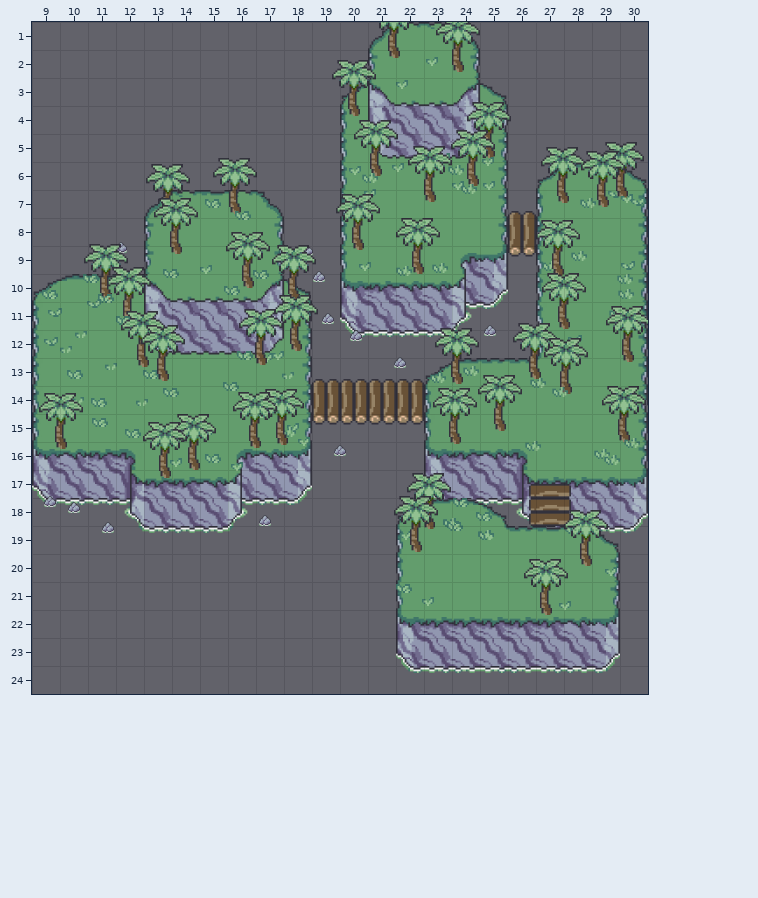
A Tiled map gets an edit: data/overworld/overworld.tmx. Above is the file before it was changed.
Cells are 64x64 px. Shown: x 9..30, y 1..24.
Now the later version:
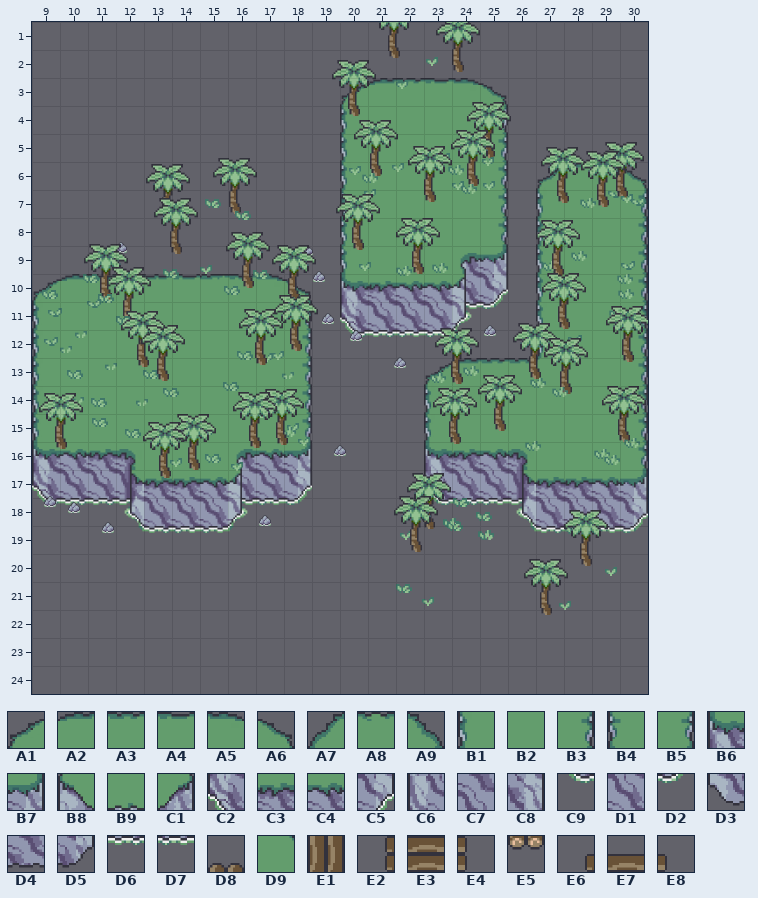
Key: from "overworld": A1 0, A2 1, A3 2, A4 3, A5 4, A6 5, A7 7, A8 8, A9 9, B1 14, B2 16, B3 19, B4 21, B5 23, B6 28, B7 33, B8 35, B9 36, C1 37, C2 42, C3 44, C4 45, C5 47, C6 49, C7 50, C8 51, C9 56, D1 58, D2 61, D3 63, D4 64, D5 65, D6 72, D7 73, D8 87, D9 90, E1 101, E2 102, E3 103, E4 104, E5 115, E6 116, E7 117, E8 118.
__ is an empty cell.
The author wrote: path tiles now appear in overworld
From old to new:
Layer "top" (now hidden):
y 1: x 21..24 A7 A8 A8 A9 -> __ __ __ __
y 2: x 21..24 B4 B2 B2 B5 -> __ __ __ __
y 3: x 21..24 B8 B9 B9 C1 -> __ __ __ __
y 4: x 21..24 C6 C7 C7 C8 -> __ __ __ __
y 5: x 21..24 D3 D4 D4 D5 -> __ __ __ __
y 7: x 13..17 A7 A8 A4 A8 A9 -> __ __ __ __ __; x 26 D8 -> __
y 8: x 13..17 B4 B2 B2 B2 B5 -> __ __ __ __ __; x 26 E1 -> __
y 9: x 13..17 B4 B2 B2 B2 B5 -> __ __ __ __ __; x 26 E5 -> __
y 10: x 13..17 B8 B9 B9 B9 C1 -> __ __ __ __ __
y 11: x 13..17 C6 C7 C7 C7 C8 -> __ __ __ __ __
y 12: x 13..17 D3 D4 D4 D4 D5 -> __ __ __ __ __
y 13: x 19..22 D8 D8 D8 D8 -> __ __ __ __
y 14: x 19..22 E1 E1 E1 E1 -> __ __ __ __
y 15: x 19..22 E5 E5 E5 E5 -> __ __ __ __
y 17: x 26..28 E6 E7 E8 -> __ __ __
y 18: x 22..28 A1 A2 A5 A6 E2 E3 E4 -> __ __ __ __ __ __ __
y 19: x 22..29 B1 B2 B2 D9 A3 A4 A4 A6 -> __ __ __ __ __ __ __ __
y 20..21: x 22..29 B1 B2 B2 B2 B2 B2 B2 B3 -> __ __ __ __ __ __ __ __
y 22: x 22..29 B6 C3 C3 C3 C3 C3 C4 B7 -> __ __ __ __ __ __ __ __
y 23: x 22..29 C2 D1 D1 D1 D1 D1 D1 C5 -> __ __ __ __ __ __ __ __
y 24: x 22..29 C9 D6 D7 D6 D7 D6 D7 D2 -> __ __ __ __ __ __ __ __
Pixel boxes of the changes (left, top, right, bottom) in both pictures:
removed: (368, 22, 480, 159)
removed: (144, 190, 284, 355)
removed: (508, 211, 536, 257)
removed: (312, 379, 424, 425)
removed: (396, 484, 620, 673)
